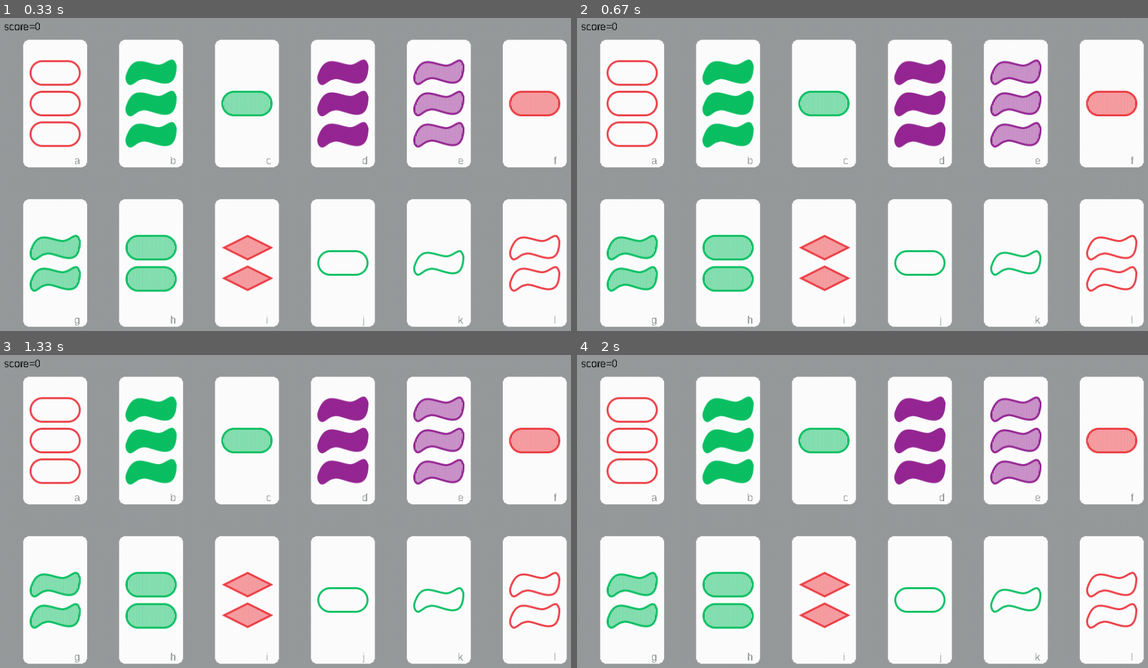
Above: before the commit, frames 1-4 (two rows, left to right).
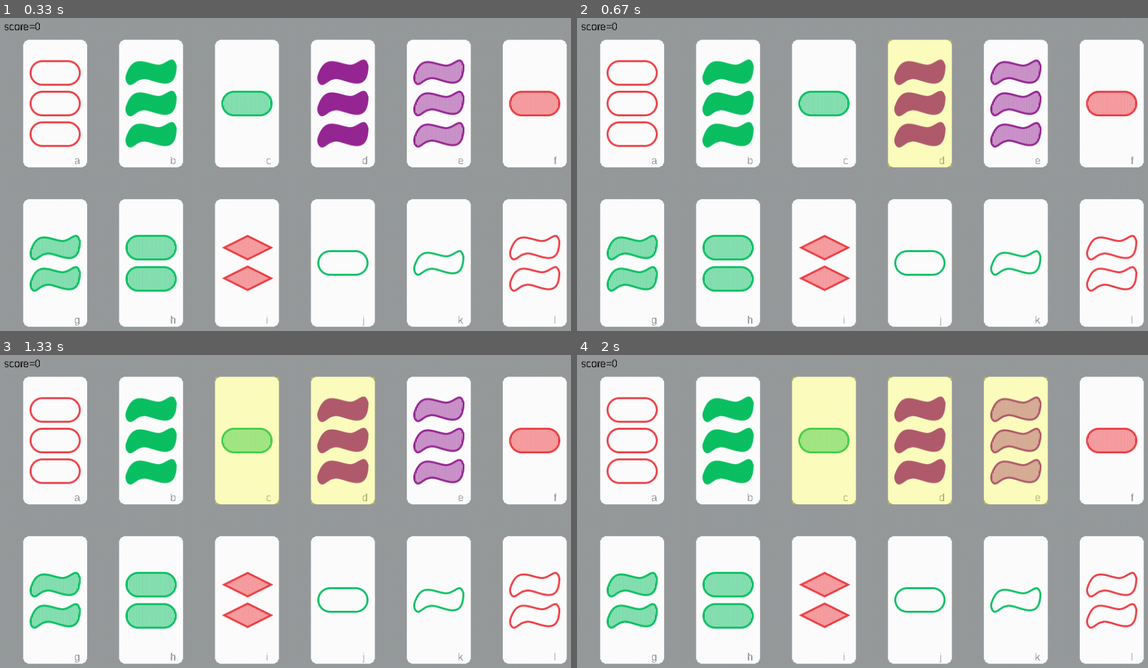
Above: after the commit, the same moments.

Repository: Remon1123/pygame
Game: pygame game, started from main.py
Same seed, same stepped clock (60 frames per second), same inputs: the game is played once before the commit and once after it.
Inputs:
- Up to frame 1 (0.33 s): no input
- Up to frame 2 (0.67 s): hold D from 0.33 s (still down)
- Up to frame 3 (1.33 s): release D at 0.8 s; hold Enter 0.83-1.3 s; hold D 0.83-1.3 s; tap C at 0.98 s
- Up to frame 4 (2 s): hold D 1.33-1.8 s; tap E at 1.48 s

Frame 1 is identical in both runs. In frame 2, 4.6% of the frame differs, in the area x 54-66%, y 6-48%; in frame 3, 9.2%; in frame 4, 14%, in the area x 37-83%, y 6-48%.

Commit message:
Version 2
- Added InitializeCards() and InitializeTable() to make sure we can replay the game without restarting.

-Made sure that the last card from the Cards list could be used as well, it used to give an error because you cant take an random.randint(0,0)

-Fixed the Set_Check() and now prints the good sets with their corresponding letters on the screen and their property lists.

-Added a function to find all the possible sets.

-In Set_Try() made sure the function still works if the Cards List is empty

-Added an input delay on the input for a to l

-Changed the if that calls the Set_Try() function to only be called when Enter is pressed.

-Added a feature that if Backspace is pressed the SET_SelectorList is emptied

-Added a function that checks if there is a set and if not displays that on the screen and replaces 3 random cards with three new cards after a second.

-Added a yellow glow over the selected cards.

Diff:
--- a/main.py
+++ b/main.py
@@ -8,6 +8,8 @@
 pygame.display.set_caption('SET')
 clock=pygame.time.Clock()
 score=0
+GameOver=False
+inputdelay=0
 
 gameboard = pygame.Surface((950,550))
 gameboard.fill(pygame.Color(152, 155, 156))
@@ -21,7 +23,7 @@
 #Shape, diamond=0, oval=1, squiggle=2
 #Color, green=0, purple=1, red=2
 
-#Creating the all the cards
+#Creating all the cards
 amount = {0:"1",1:"2",2:"3"}
 fill={0:"empty",1:"filled",2:"shaded"}
 shape={0:"diamond",1:"oval",2:"squiggle"}
@@ -29,31 +31,56 @@
 
 #initializing all the cards
 Cards=[]
-for i in range(3):
-    for j in range (3):
-        for k in range(3):
-            for l in range(3):
-                Cards.append([i,j,k,l,"pygame"+"\\"+"kaarten"+"\\"+color[l]+shape[k]+fill[j]+amount[i]+".gif"])
+def InitializeTable():
+    for i in range(3):
+        for j in range (3):
+            for k in range(3):
+                for l in range(3):
+                    Cards.append([i,j,k,l,"pygame"+"\\"+"kaarten"+"\\"+color[l]+shape[k]+fill[j]+amount[i]+".gif"])
+InitializeTable()
 
 #getcard() retrieves a random card that hasnt been used yet
 def getcard():
-    randomnumber=random.randint(0,len(Cards)-1)
+    if len(Cards)>1:
+        randomnumber=random.randint(0,len(Cards)-1)
+    elif len(Cards)==1:
+        randomnumber=0
     temp=Cards[randomnumber]
     Cards.pop(randomnumber)
     return temp
 
 #initializing the table
 Table_Cards=[]
-for i in range(12):
-    Table_Cards.append(getcard())
+def InitializeTable():
+    for i in range(12):
+        Table_Cards.append(getcard())
+InitializeTable()
 
 def Set_Check(Kaart1,Kaart2,Kaart3): #function that checks for 3 given indices of cards in the table cards list if they are a set
     for i in range(4):
         #testing for each of the for properties if they are all the same or all different
     	#if that is not the case it returns False other and otherwise returns True
-        if not(Table_Cards[Kaart1][i]==Table_Cards[Kaart2][i]==Table_Cards[Kaart3][i] or Table_Cards[Kaart1][i]!=Table_Cards[Kaart2][i]!=Table_Cards[Kaart3][i]):
+        if Table_Cards[Kaart1][i]==Table_Cards[Kaart2][i] and Table_Cards[Kaart1][i]==Table_Cards[Kaart3][i] and Table_Cards[Kaart2][i]==Table_Cards[Kaart3][i]:
+            i=i
+        elif Table_Cards[Kaart1][i]!=Table_Cards[Kaart2][i] and Table_Cards[Kaart1][i]!=Table_Cards[Kaart3][i] and Table_Cards[Kaart2][i]!=Table_Cards[Kaart3][i]:
+            i=i
+        else:
             return False
+    print (chr(Kaart1+97) +" "+ str(Table_Cards[Kaart1]))
+    print (chr(Kaart2+97) +" "+  str(Table_Cards[Kaart2]))
+    print (chr(Kaart3+97) +" "+ str(Table_Cards[Kaart3]))
+    print(True)
     return True
+
+#Getting all the sets
+All_Sets=[]
+def Get_Sets():
+    for Kaart1 in range (10):
+        for Kaart2 in range(Kaart1+1,11):
+            for Kaart3 in range(Kaart2+1,12):
+                if Set_Check(Kaart1,Kaart2,Kaart3):
+                    All_Sets.append([Kaart1,Kaart2,Kaart3])
+Get_Sets()
 
 #List that has all the selected cards
 SET_SelectorList=[]
@@ -61,11 +88,19 @@
 #this functions handles the set selection of the player
 def Set_Try(s,a,b,c):
     if Set_Check(a,b,c):
-        Table_Cards[a]=getcard()
-        Table_Cards[b]=getcard()
-        Table_Cards[c]=getcard()
+        if len(Cards)>0:
+            Table_Cards[a]=getcard()
+            Table_Cards[b]=getcard()
+            Table_Cards[c]=getcard()
+        else:
+            Table_Cards.pop(a)
+            Table_Cards.pop(b)
+            Table_Cards.pop(c)
+        All_Sets.clear()
+        Get_Sets()
         return s+1
-    else:return s
+    else:
+        return s
 
 #keys dictionary which making checking all the inputs of the characters a to l way easier
 keysdictionary={0:pygame.K_a,1:pygame.K_b,2:pygame.K_c,3:pygame.K_d,4:pygame.K_e,5:pygame.K_f,6:pygame.K_g,7:pygame.K_h,8:pygame.K_i,9:pygame.K_j,10:pygame.K_k,11:pygame.K_l}
@@ -81,15 +116,41 @@
     inputkeys=pygame.key.get_pressed()
 
     #checking if a to l are pressed
-    for i in range(12):
-        if inputkeys[keysdictionary[i]]:
-            if SET_SelectorList.count(i)<1:
-                SET_SelectorList.append(i)
+    if inputdelay==0:
+        if len(SET_SelectorList)<3:
+            for i in range(12):
+                if inputkeys[keysdictionary[i]]:
+                    if SET_SelectorList.count(i)<1:
+                        SET_SelectorList.append(i)
+                        inputdelay=10
+                        break
+    else:
+        inputdelay-=1
 
-    if len(SET_SelectorList)>=3:
-        score=Set_Try(score,SET_SelectorList[0],SET_SelectorList[1],SET_SelectorList[2])
+    if inputkeys[pygame.K_RETURN]: #when enter is pressed checking the set
+        if len(SET_SelectorList)==3: #when 3 cards are selected checking if they are a set.
+            score=Set_Try(score,SET_SelectorList[0],SET_SelectorList[1],SET_SelectorList[2])
+            SET_SelectorList=[]
+
+    if inputkeys[pygame.K_BACKSPACE]:
         SET_SelectorList=[]
 
+    NoSetsTextTime=0
+    if len(All_Sets)==0:
+        if len(Cards)>0:
+            if NoSetsTextTime>0:
+                NoSetsTextTime=60
+        else:
+            GameOver=True
+
+    if NoSetsTextTime>0:
+        NoSets = Font.render("No Sets Available!",False,(0,0,0))
+        gameboard.blit(NoSets,(475-NoSets.get_width()//2,25-NoSets.get_height()//2))
+        NoSetsTextTime-=1
+        if NoSetsTextTime==0:
+            Table_Cards[random.randint(0,3)]=getcard()
+            Table_Cards[random.randint(4,7)]=getcard()
+            Table_Cards[random.randint(8,11)]=getcard()
 
     #adding the cards to the screen
     for i in range(len(Table_Cards)):
@@ -98,12 +159,17 @@
         temporary_surface.blit(cardcharacter,(80,180))
         gameboard.blit(temporary_surface,(50+150*(i%6),50+250*(i//6)))
 
-
     #adding the gameboard to the screen
     screen.blit(gameboard,(0,0))
 
     scoretext=Font.render("score="+str(score),False,(0,0,0))
     screen.blit(scoretext,(20,20))
 
+    for i in SET_SelectorList:
+        temporary_surface = pygame.Surface((100,200))
+        temporary_surface.fill(pygame.Color(255,255,0))
+        temporary_surface.set_alpha(64)
+        screen.blit(temporary_surface,(50+150*(i%6),50+250*(i//6)))
+
     pygame.display.update()
-    clock.tick(60)
+    clock.tick(240)
